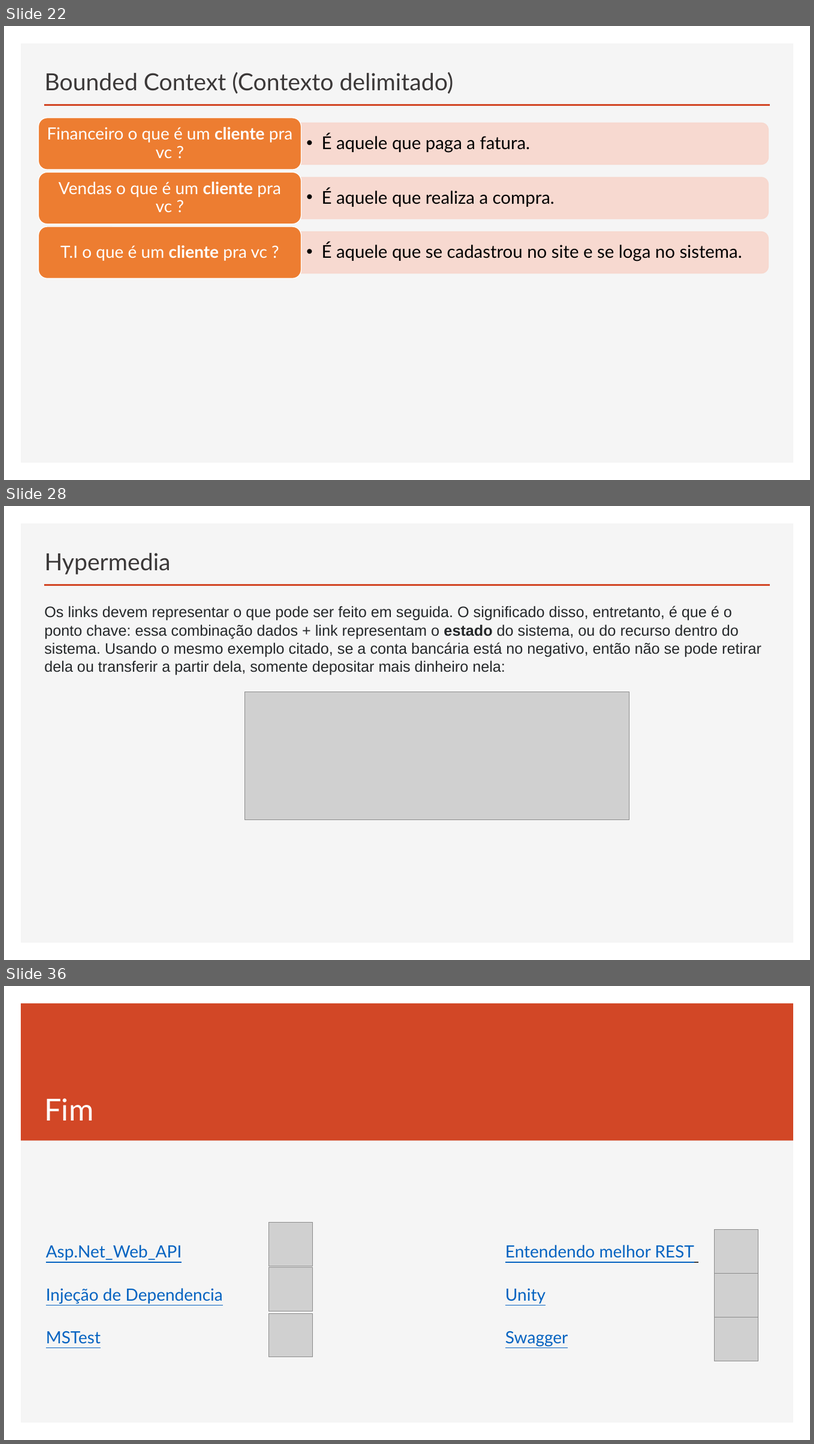
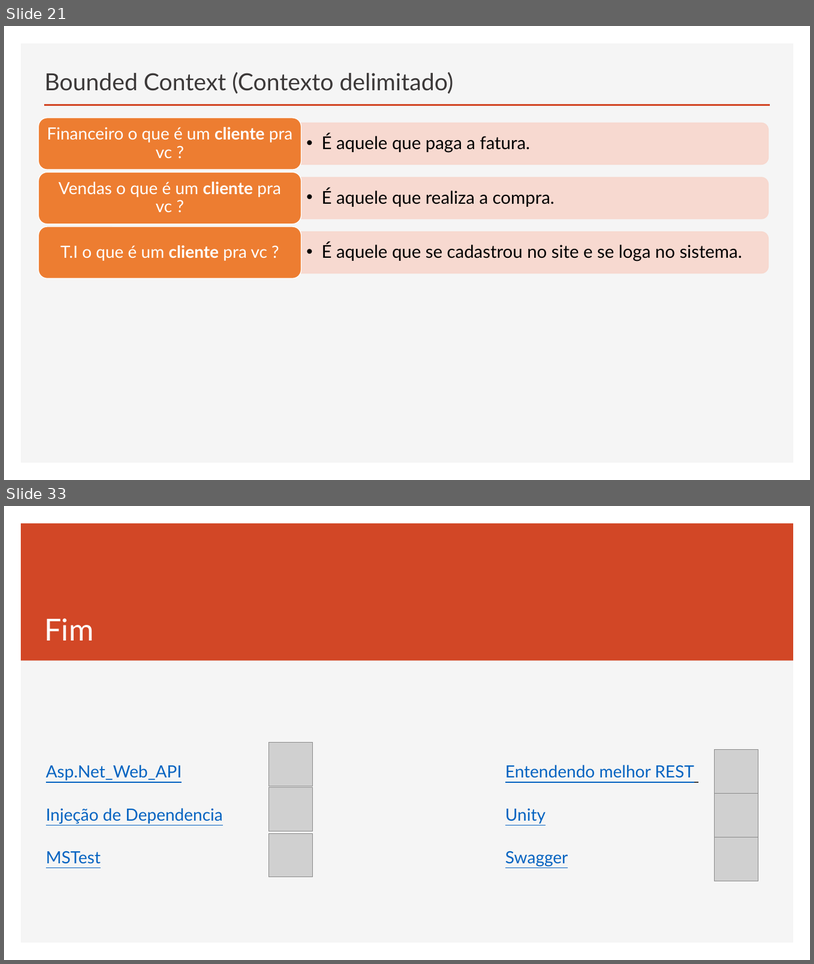
Before and after one commit to govinda777/Curso_Web_API_DOC, a slide deck: Curso Web API Parte 2.pptx. Shown one above the other, each under a label of ours: slides 22, 28 and 36 before the commit, slides 21 and 33 after it; the slides between them are not shown. The pictures are 814x1444 and 814x964 pixels, drawn with LibreOffice and Linux fonts; fonts in the diff are those of the drawing; grey boxes stand for pictures. Boxes give left, top, right and bottom in pixels: in the first picture for what was removed or moved away, otherwise in the second. Text is boxed around its words. In the diff, an @@ line names an element or a change of style, - is before the commit and + after.

```diff
--- a/Curso Web API Parte 2.pptx
+++ b/Curso Web API Parte 2.pptx
@@ slide 28 removed at <box>4,506,810,960</box>, background #FFFFFF; not listed: 2 template elements that a slide beside it also shows @@
@@ title removed at <box>45,553,171,574</box> @@
-Hypermedia
@@ text removed at <box>44,606,762,675</box> @@
-Os links devem representar o que pode ser feito em seguida. O significado disso, entretanto, é que é o ponto chave: essa combinação dados + link representam o estado do sistema, ou do recurso dentro do sistema. Usando o mesmo exemplo citado, se a conta bancária está no negativo, então não se pode retirar dela ou transferir a partir dela, somente depositar mais dinheiro nela:
@@ picture removed at <box>245,692,630,819</box> @@
@@ what was slide 22 is now slide 21 @@
@@ what was slide 36 is now slide 33 @@
```
Also in this commit, not shown: 1 slide changed, 11 slides added, 13 other slides removed.
